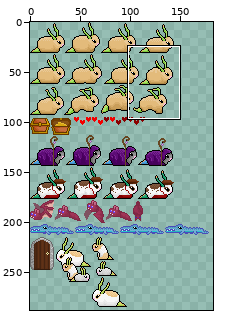
Two states of a sprite sheet, game/graphics/SpriteSheet01.png. The first picture is a wide view before the edit; the outline marks the close-up.
Close-up. Old version:
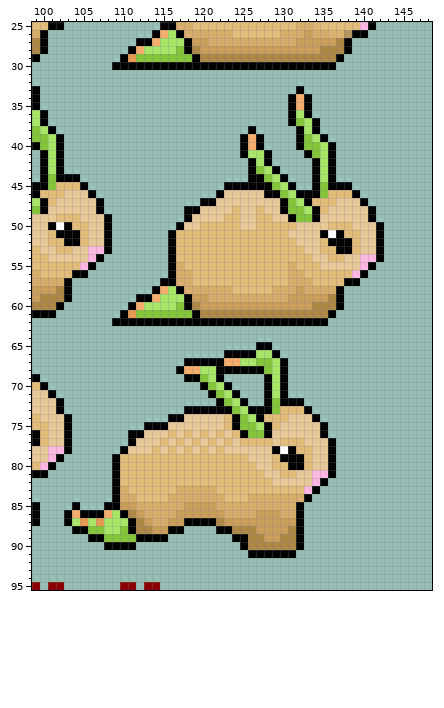
The file is 288x288 pixels. Pixels under 10% opacity are left out. Colours within 5 levels of each other are drawn and written as one. Shown: x 99..148, y 25..95. The old version is drawn lined up with the new one. The wide view leaves out empty margins. The commit also changed other parts of the picture, which this record leaves out.
The same view after the edit:
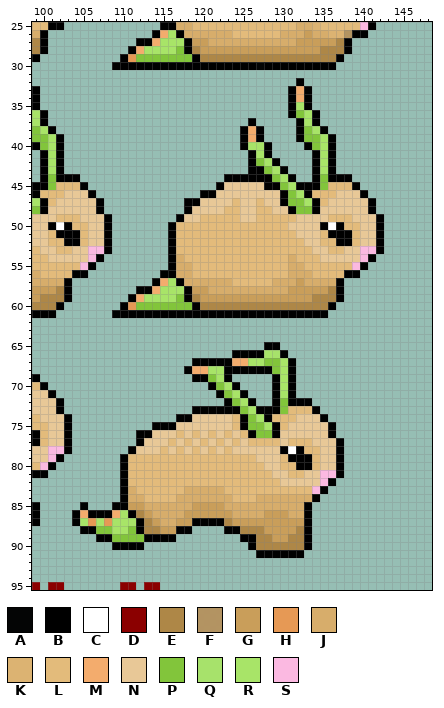
Palette (. is transparent): A #000000f8  B #000000  C #ffffff  D #8b0000  E #ae8747  F #b39361fc  G #c99e5a  H #e69955  J #d7ad6b  K #dcb372  L #e3bb7b  M #f3ac6d  N #e8c897  P #82c53b  Q #a8e468f4  R #a8e468  S #fbb9e1
The edit:
whole drawing moved by +0,-2 (the old picture is shown already moved)
@@ x 99..148 @@
 31 ..................................................
-32 ..................................................
-33 B................................B................
+32 .................................B................
+33 B...............................BMB...............
 34 B...............................BMB...............
-35 B...............................BMB...............
-36 RB..............................BRB...............
-37 RB..............................BPRB..............
-38 PRB........................B.....BRB..............
-39 PPRB......................BMB....BPRB.............
-40 BPRB......................BMB....BPPRB............
-41 .BRB......................BRRB....BPRB............
-42 .BRB.......................BRB.....BRB............
-43 .BRB.......................BPRB....BRB............
-44 .BPBBB.....................BBPRB...BRB............
-45 BBPLLLB.................BBBBBBPRB..BPBBB..........
-46 BLLLNNNB...............BNNNNNBBPRBBBPLLLB.........
-47 RBLNNNNNB............BBNNNNNNNNBPRBLLLNNNB........
-48 PBNNNNNNB..........BBNNNNLNNLNNBPPRBLNNNNNB.......
-49 NNNLLLNNNB.........BNNNNLLNNLLNNBPPBNNNNNNB.......
-50 NNBCBLLNNB........BNNLLLLLNNLLLLLNNNNLLLNNNB......
-51 NNLBBBLNNB.......BLLLLLLLLLLLLLLNNNNBCBLLNNB......
-52 NNLLBBLNNB.......BLLLLLLLLLLLLLLLNNNLBBBLNNB......
-53 LNNLLNNSSB.......BLLLLLLLLLLLLLLLLNNLLBBLNNB......
-54 LLNNNNNSB........BLLLLLLLLLLLLLLLLLNNLLNNSSB......
-55 LLLLLLSB.........BJLLLLLLLLLLLLLJLLLNNNNNSB.......
-56 JLLLLBB..........BJJLLLLLLLLLLLLJJLLLLLLSB........
-57 JJJJB...........BBJJLLLLLLLLLLLLJJJLLLLBB.........
-58 GGGEB..........BMRBJJJJJJLLLLLJJJGJJJJB...........
-59 GEEEB........BBMRRRBGGJJJJJJJJJJGGGGGEB...........
-60 EEEB........BMRRRRPBEGGGGGGGGGGGGGGEEEB...........
-61 BBB........BHPPPPPPPBEEEEEEEEEEEEEEEEB............
-62 ..........BBBBBBBBBBBBBBBBBBBBBBBBBBB.............
+35 B...............................BRB...............
+36 RB..............................BPRB..............
+37 RB.........................B.....BRB..............
+38 PRB.......................BMB....BPRB.............
+39 PPRB......................BMB....BPPRB............
+40 BPRB......................BRRB....BPRB............
+41 .BRB.......................BRB.....BRB............
+42 .BRB.......................BPRB....BRB............
+43 .BRB.......................BBPRB...BRB............
+44 .BPBBB..................BBBBBBPRB..BPBBB..........
+45 BBPLLLB................BNNNNNBBPRBBBPLLLB.........
+46 BLLLNNNB.............BBNNNNNNNNBPRBLLLNNNB........
+47 RBLNNNNNB..........BBNNNNLNNLNNBPPRBLNNNNNB.......
+48 PBNNNNNNB..........BNNNNLLNNLLNNBPPBNNNNNNB.......
+49 NNNLLLNNNB........BNNLLLLLNNLLLLLNNNNLLLNNNB......
+50 NNBCBLLNNB.......BLLLLLLLLLLLLLLNNNNBCBLLNNB......
+51 NNLBBBLNNB.......BLLLLLLLLLLLLLLLNNNLBBBLNNB......
+52 NNLLBBLNNB.......BLLLLLLLLLLLLLLLLNNLLBBLNNB......
+53 LNNLLNNSSB.......BLLLLLLLLLLLLLLLLLNNLLNNSSB......
+54 LLNNNNNSB........BJLLLLLLLLLLLLLJLLLNNNNNSB.......
+55 LLLLLLSB.........BJJLLLLLLLLLLLLJJLLLLLLSB........
+56 JLLLLBB.........BBJJLLLLLLLLLLLLJJJLLLLBB.........
+57 JJJJB..........BMRBJJJJJJLLLLLJJJGJJJJB...........
+58 GGGEB........BBMRRRBGGJJJJJJJJJJGGGGGEB...........
+59 GEEEB.......BMRRRRPBEGGGGGGGGGGGGGGEEEB...........
+60 EEEB.......BHPPPPPPPBEEEEEEEEEEEEEEEEB............
+61 BBB.......BBBBBBBBBBBBBBBBBBBBBBBBBBB.............
+62 ..................................................
 63 ..................................................
 64 ..................................................
-65 ............................BB....................
-66 ........................BBBBRQB...................
-67 ...................BBBBBMMRRPPRB..................
-68 ..................BMMRRBBBBBBPRB..................
-69 B..................BBPRB.....BRB..................
-70 LB...................BPRB....BRB..................
-71 NNB...................BPRB...BRB..................
-72 NNNB...................BPRB..BPBBB................
-73 NNNB...............BBBBBBPRBBBPLLLB...............
-74 LNNNB............BBNNNNNLBPRBLLLNNNB..............
-75 LLNNB.........BBBNNNNNNNLBPPRBLNNNNNB.............
-76 BLNNB.......BBNNNLNLNLNLNLBPPBNNNNNNB.............
-77 BLNNB.......BNNNLNLNLNLNLNLLLLNLLLNNNB............
-78 NNSSB......BNNNLNLNLNLNLNNNNNNBCBLLNNB............
-79 NNSB......BLLLLLLLLLLLLLLLLNNNLBBBLNNB............
-80 LSB.......BLLLLLLLLLLLLLLLLLNNLLBBLNNB............
-81 BB........BLLLLLLLLLLLLLLLLLLNNLLNNSSB............
-82 ..........BLLLLLLLLLLLLLLLLLLLNNNNNSB.............
-83 ..........BJLLLLLLJJJJJLLLLLLLLLLLSB..............
-84 ..........BJJLLLLJJJJJJJLLLJJJJJJJB...............
-85 B....B...BBGGJJJJJJGGGGJJJJJJJJJJB................
-86 B...BMBBBMRBEGJJJJGGGGGGJJJJGGGJJB................
-87 B...BRHRHRRRBEGJJGGBBBBEGGGGGGGGGB................
-88 .....BBPPRRPBEEGGBB....BBEEEGGGGEB................
-89 .......BBPPPPBBBB........BBEEGGEEB................
-90 .........BBBB.............BEEEEEEB................
-91 ...........................BBBBBB.................
+65 .............................BB...................
+66 .........................BBBBRQB..................
+67 ....................BBBBBMMRRPPRB.................
+68 ...................BMMRRBBBBBBPRB.................
+69 B...................BBPRB.....BRB.................
+70 LB....................BPRB....BRB.................
+71 NNB....................BPRB...BRB.................
+72 NNNB....................BPRB..BPBBB...............
+73 NNNB................BBBBBBPRBBBPLLLB..............
+74 LNNNB.............BBNNNNNLBPRBLLLNNNB.............
+75 LLNNB..........BBBNNNNNNNLBPPRBLNNNNNB............
+76 BLNNB........BBNNNLNLNLNLNLBPPBNNNNNNB............
+77 BLNNB........BNNNLNLNLNLNLNLLLLNLLLNNNB...........
+78 NNSSB.......BNNNLNLNLNLNLNNNNNNBCBLLNNB...........
+79 NNSB.......BLLLLLLLLLLLLLLLLNNNLBBBLNNB...........
+80 LSB........BLLLLLLLLLLLLLLLLLNNLLBBLNNB...........
+81 BB.........BLLLLLLLLLLLLLLLLLLNNLLNNSSB...........
+82 ...........BLLLLLLLLLLLLLLLLLLLNNNNNSB............
+83 ...........BJLLLLLLJJJJJLLLLLLLLLLLSB.............
+84 ...........BJJLLLLJJJJJJJLLLJJJJJJJB..............
+85 B.....B...BBGGJJJJJJGGGGJJJJJJJJJJB...............
+86 B....BMBBBMRBEGJJJJGGGGGGJJJJGGGJJB...............
+87 B....BRHRHRRRBEGJJGGBBBBEGGGGGGGGGB...............
+88 ......BBPPRRPBEEGGBB....BBEEEGGGGEB...............
+89 ........BBPPPPBBBB........BBEEGGEEB...............
+90 ..........BBBB.............BEEEEEEB...............
+91 ............................BBBBBB................
 92 ..................................................
Pixel boxes of the changes (left, top, right, bottom) in both close-ups:
changed: (64, 78, 384, 558)
